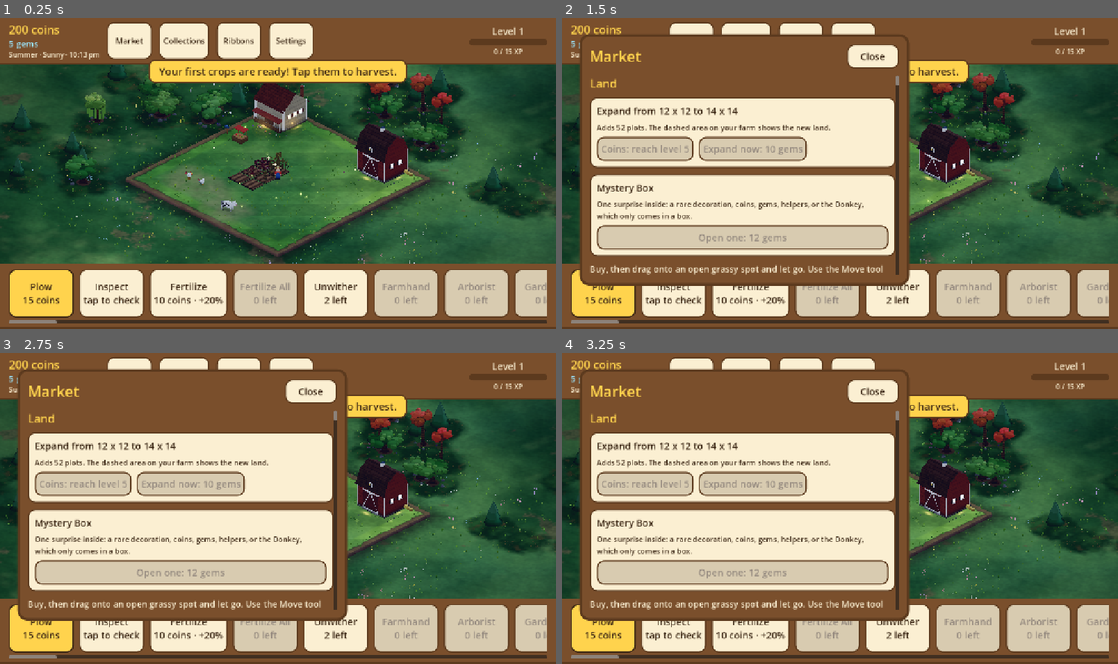
Above: before the commit, frames 1-4 (two rows, left to right).
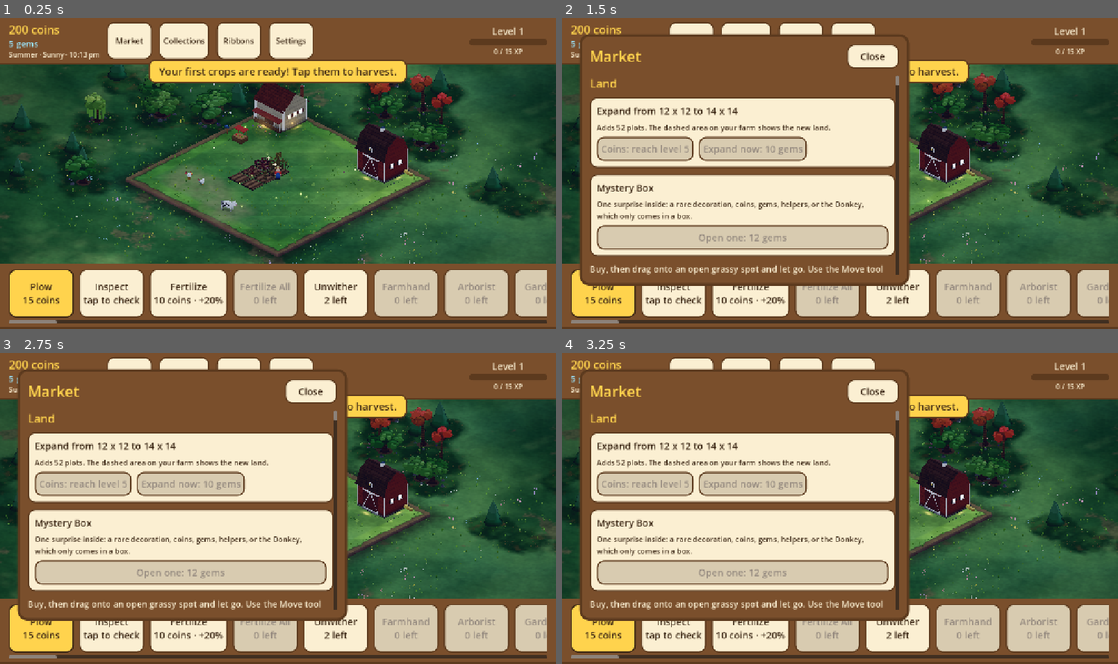
Above: after the commit, the same moments.

Repository: aniket-patra-1998/farm-game
Game: Godot game, scene res://scenes/main.tscn
Same seed, same stepped clock (60 frames per second), same inputs: the game is played once before the commit and once after it.
Inputs:
- Up to frame 1 (0.25 s): no input
- Up to frame 2 (1.5 s): click "Market" at 0.5 s; click "Collections" at 1.25 s
- Up to frame 3 (2.75 s): click "Ribbons" at 2 s
- Up to frame 4 (3.25 s): click "Plow 15 coins" at 2.75 s

The runs differ from the first frame. In frame 1, 0.5% of the frame differs, in the area x 4-90%, y 15-53%; in frame 2, 0.3%; in frame 3, 0.2%; in frame 4, 0.3%.

Commit message:
Perf: bake the woods into per-area draws, thin out yard animals when zoomed out, probe census
Co-Authored-By: Claude Sonnet 5.5 <noreply@anthropic.com>
Claude-Session: https://claude.ai/code/session_014fNSr1LTa4ZmUtF6K6voar

Diff:
--- a/scripts/world3d/building_fill.gd
+++ b/scripts/world3d/building_fill.gd
@@ -10,6 +10,10 @@
 ## to show comes from the building's description (data/building_models.json "fill").
 
 const OFFSCREEN_STRIDE := 6      # a yard out of sight thinks one frame in this many
+const LOD_MID_PPU := 64.0     # screen pixels per world unit below which only half the yard's animals are drawn
+const LOD_FAR_PPU := 40.0     # ...and below which only a few are (a cow is then a speck)
+const LOD_FAR_SHOWN := 3
+const LOD_MARGIN := 1.12      # hysteresis: zooming back in must pass the line by this much
 const RESIDENTS := 14         # the most animals out in a yard at once (a full building)
 const MAX_KINDS := 5          # the most different kinds a home shows (FarmVille showed up to five)
 const SPOT_GAP := 0.34        # tiles between places an animal can stand
@@ -37,6 +41,7 @@
 var _stage := ""              # how near ready, as last shown
 var _produce: Node3D
 var _flag: Node3D             # flown while the building is full
+var _lod := -1                # 0 all, 1 half, 2 a few: how much of the yard is drawn at this zoom (-1: not set yet)
 var _idle := 0.0               # time not yet given to the residents' minds
 var _stock: Node3D               # a Garage's parked vehicles, a shed's pots, a barn's goods
 var _stock_sig := ""
@@ -204,6 +209,7 @@
 	residents.clear()
 	var n := shown_count(total, capacity, _spots.size(), distinct_kinds(inside))
 	var picks := pick_kinds(inside, n)
+	_lod = -1  # (the new animals are shown or hidden for the zoom next frame)
 	for k in picks.size():
 		var it := Game.item_data(picks[k])
 		if it.is_empty():
@@ -408,6 +414,8 @@
 	var cam := get_viewport().get_camera_3d()
 	# Out of sight, the yard's minds think a few times a second, not every frame (nobody sees it).
 	var seen := cam == null or _yard_in_view(cam)
+	if seen and cam != null:
+		_set_lod(cam)
 	_idle += delta
 	if not seen:
 		if (Engine.get_process_frames() + get_instance_id()) % OFFSCREEN_STRIDE != 0:
@@ -418,8 +426,36 @@
 		return
 	for a in residents:
 		a.behaviour.update(_idle)
-		a.animate(_idle, cam)
+		if a.visible:
+			a.animate(_idle, cam)
 	_idle = 0.0
+
+
+## Zoomed out, a yard's animals are specks and a full home would cost hundreds of draws: draw half of them,
+## then only a few (the rest are hidden, not removed, so zooming in brings them back where they were).
+func _set_lod(cam: Camera3D) -> void:
+	var ppu := get_viewport().get_visible_rect().size.y / maxf(cam.size, 0.001)
+	var tier := _lod
+	if tier == -1:
+		tier = 2 if ppu < LOD_FAR_PPU else (1 if ppu < LOD_MID_PPU else 0)
+	else:
+		# Going coarser at the line; going finer only once well past it.
+		if ppu < LOD_FAR_PPU:
+			tier = 2
+		elif ppu < LOD_MID_PPU:
+			tier = 1 if tier != 2 or ppu > LOD_FAR_PPU * LOD_MARGIN else 2
+		else:
+			tier = 0 if tier == 0 or ppu > LOD_MID_PPU * LOD_MARGIN else 1
+	if tier == _lod:
+		return
+	_lod = tier
+	var shown := residents.size()
+	if tier == 1:
+		shown = int(ceil(residents.size() / 2.0))
+	elif tier == 2:
+		shown = mini(residents.size(), LOD_FAR_SHOWN)
+	for k in residents.size():
+		residents[k].visible = k < shown
 
 
 ## Whether any part of the yard (its middle or a corner) is in the camera's view.
--- a/scripts/world3d/objects_3d.gd
+++ b/scripts/world3d/objects_3d.gd
@@ -10,6 +10,7 @@
 
 const MODELLED := ["building", "barn", "crafting", "tree", "animal", "vehicle", "decor", "young", "bloom"]
 const SCENERY_Y := -Ground3D.SLAB
+const SCENERY_CELL := 14.0    # woods are baked in squares this many tiles across
 
 const PINE := Color("#2f6b3a")
 
@@ -213,19 +214,28 @@
 	for c in _scenery.get_children():
 		c.queue_free()
 	var n := Game.farm_size
+	# The trees are built in groups by area and each group baked into a few draws, so the woods cost tens of draws
+	# and not thousands, while a group off screen is still culled whole.
+	var groups := {}
 	for t in FarmGrid.scenery():
 		var r: float = t[0]
 		var c: float = t[1]
 		if (r >= -1.0 and c >= -1.0) or r > n + 4 or c > n + 4:
 			continue
+		var cell := Vector2i(int(floor(c / SCENERY_CELL)), int(floor(r / SCENERY_CELL)))
+		if not groups.has(cell):
+			groups[cell] = Node3D.new()
+		var holder: Node3D = groups[cell]
 		var at := Vector3(c + 0.5, SCENERY_Y, r + 0.5)
 		match str(t[2]):
 			"pine_tree":
-				pine(_scenery, at, 1.0 + fposmod(r * 7.0 + c * 3.0, 0.5))
+				pine(holder, at, 1.0 + fposmod(r * 7.0 + c * 3.0, 0.5))
 			"willow_tree":
-				TreeModel.build_at(_scenery, at, {"id": "willow"}, 1.15, false, int(r * 31 + c), false)
+				TreeModel.build_at(holder, at, {"id": "willow"}, 1.15, false, int(r * 31 + c), false)
 			_:
-				TreeModel.build_at(_scenery, at, {"id": str(t[2])}, 1.2, false, int(r * 31 + c), false)
+				TreeModel.build_at(holder, at, {"id": str(t[2])}, 1.2, false, int(r * 31 + c), false)
+	for cell in groups:
+		_scenery.add_child(ModelKit.bake(groups[cell]))
 
 
 
--- a/tests/suites/world3d_test.gd
+++ b/tests/suites/world3d_test.gd
@@ -770,3 +770,21 @@
 			if woods.get_pixel(x, y).r > 0.5:
 				lit += 1
 	_check(lit > 400, "the real woods cover a good stretch of ground")
+
+
+func test_141_the_woods_cost_tens_of_draws_not_thousands() -> void:
+	Game.saving_enabled = false
+	Game.reset_game()
+	var objects := Objects3D.new()
+	add_child(objects)
+	var scenery: Node3D = objects.get("_scenery")
+	var meshes := 0
+	var stack: Array[Node] = [scenery]
+	while not stack.is_empty():
+		var n: Node = stack.pop_back()
+		stack.append_array(n.get_children())
+		if n is MeshInstance3D and (n as MeshInstance3D).mesh != null:
+			meshes += (n as MeshInstance3D).mesh.get_surface_count()
+	_check(meshes > 0, "there are woods (%d surfaces)" % meshes)
+	_check(meshes < 150, "baked into a few draws per area, not one per branch (%d surfaces)" % meshes)
+	objects.queue_free()
--- a/tools/perf_probe.gd
+++ b/tools/perf_probe.gd
@@ -54,6 +54,7 @@
 		% [(last - t_sample) / 1000.0 / SAMPLE_FRAMES, frame_worst / 1000.0])
 	print("PERF draw_calls=%d render_objects=%d primitives=%d mesh_nodes=%d nodes=%d" % [draws, objs, prims, meshes,
 		int(Performance.get_monitor(Performance.OBJECT_NODE_COUNT))])
+	_census()
 	_breakdown()
 	await _processing()
 	get_tree().quit()
@@ -170,3 +171,43 @@
 		for r in 5:
 			o.sync()
 		print("PERF   Objects3D.sync (every second): %.2fms" % ((Time.get_ticks_usec() - t) / 1000.0 / 5))
+
+
+## Where the mesh nodes live: each counted under its nearest ancestor with a script (its class), so the
+## biggest spenders of draw calls are obvious.
+func _census() -> void:
+	var by_owner := {}
+	var stack: Array[Node] = [get_tree().root]
+	while not stack.is_empty():
+		var n: Node = stack.pop_back()
+		stack.append_array(n.get_children())
+		if not (n is MeshInstance3D or n is MultiMeshInstance3D):
+			continue
+		if n is MeshInstance3D and (n as MeshInstance3D).mesh == null:
+			continue  # (a skinned animal keeps its parts as empty pose nodes)
+		var a: Node = n
+		var owner_name := "(none)"
+		while a != null:
+			var sc: Script = a.get_script()
+			if sc != null and sc.get_global_name() != &"":
+				owner_name = str(sc.get_global_name())
+				break
+			a = a.get_parent()
+		if owner_name == "Objects3D":
+			owner_name += ":" + _view_kind(a, n)
+		by_owner[owner_name] = int(by_owner.get(owner_name, 0)) + 1
+	var rows: Array = by_owner.keys()
+	rows.sort_custom(func(x, y): return by_owner[x] > by_owner[y])
+	for k in rows:
+		print("PERF census %s: %d drawn meshes" % [k, by_owner[k]])
+
+
+## Which kind of thing an Objects3D mesh belongs to: the view (a child of Objects3D) it hangs under.
+func _view_kind(objects3d: Node, mesh: Node) -> String:
+	var top: Node = mesh
+	while top != null and top.get_parent() != objects3d:
+		top = top.get_parent()
+	for uid in objects3d.get("_views"):
+		if objects3d.get("_views")[uid]["node"] == top:
+			return str(Game.object_by_uid(uid).get("id", "?"))
+	return "?" + (top.name if top != null else "none")
Not shown, changed: docs/OPEN_ITEMS.md
